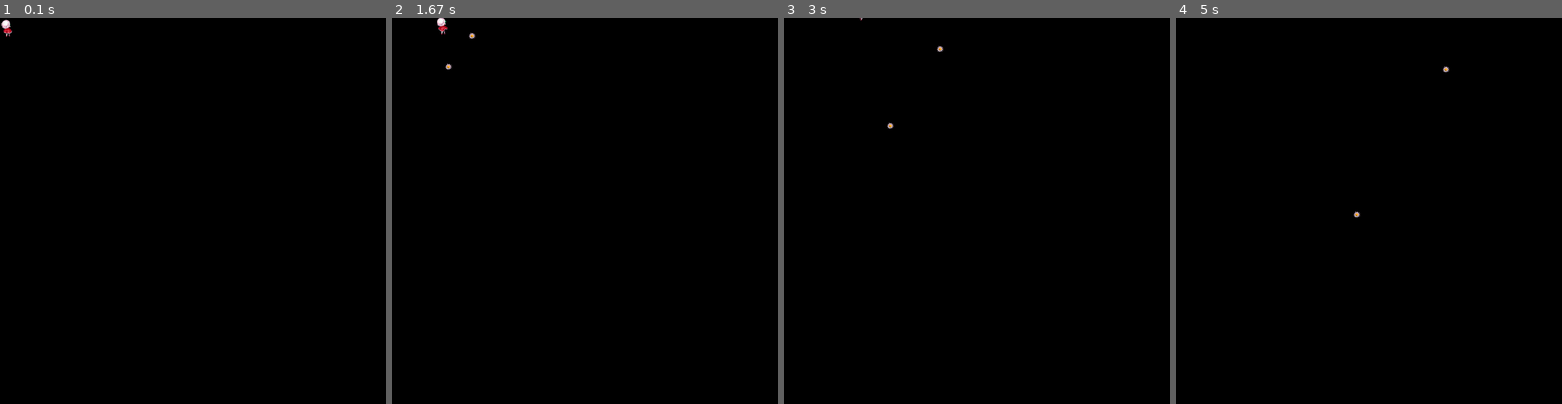
Above: before the commit, frames 1-4 (left to right).
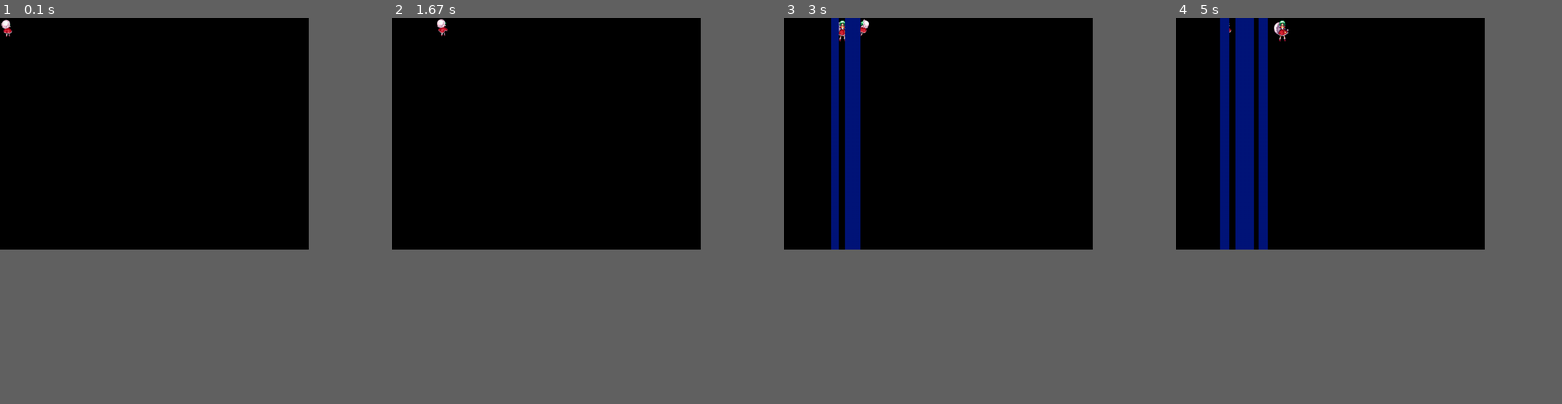
Above: after the commit, the same moments.

Repository: 1337xp/yetanotherpythontouhougame
Game: pygame game, started from main.py
Two runs of this game, one before a commit and one after it. Both use one fixed random seed, a clock stepped at 60 frames per second and the inputs below.
Inputs:
- Up to frame 1 (0.1 s): no input
- Up to frame 2 (1.67 s): hold Z 0.33-0.8 s; hold Right 0.33-0.8 s; hold X 0.83-1.3 s; hold Right 0.83-1.3 s; tap W at 1.33 s
- Up to frame 3 (3 s): tap Z at 1.67 s; hold Right 2-2.47 s; tap X at 2.07, 2.37, 2.57, 2.9 s; hold Up 2.5-2.8 s; hold Right from 2.83 s (still down)
- Up to frame 4 (5 s): tap X at 3.2, 3.4, 3.7, 4.3, 4.6, 4.73 s; release Right at 3.3 s; hold Left 3.33-3.87 s; hold Left 4.23-4.63 s; hold Up from 4.67 s (still down)
In our replay, the window is 900x900 before the commit and 720x540 after it. These sizes can differ from the game's own. Grey fills any space a smaller window leaves; there, only what the larger window draws over its background counts as a difference.

The runs differ from the first frame. In frame 1, only the window size differs. In frame 2, 0.1% of the frame differs, in the area x 11-22%, y 0-14%; in frame 3, 3.8%; in frame 4, 6.0%, in the area x 11-71%, y 0-60%.

Commit message:
Updated code

Diff:
--- a/main.py
+++ b/main.py
@@ -1,8 +1,7 @@
-import random
 import sys
 import pygame
 import math
-from pygame.locals import Color, KEYUP, K_ESCAPE, K_LEFT,K_RIGHT,K_DOWN,KEYDOWN
+from pygame.locals import Color
 from pygame.math import Vector2
 import numpy as np
 class spritesheet(object):
@@ -92,6 +91,8 @@
 def norm(x, y):
     _len    = length(x, y)
     return x / _len, y / _len
+
+lol22 = False
 class Player(pygame.sprite.Sprite):
     """
     Spawn a player
@@ -126,7 +127,12 @@
                 self.image = self.images[0].next()
             self.rect.x = self.rect.x + self.movex
             self.rect.y = self.rect.y + self.movey
-
+            if self.rect.x > 400:
+                self.rect.x = 400
+            if self.rect.y < 0:
+                self.rect.y = 0
+            if self.rect.x < 0:
+                self.rect.x = 0
             # moving left
             if self.movex < 0:
                 self.frame += 1
@@ -141,46 +147,79 @@
         pygame.sprite.Sprite.__init__(self)
         self.image = pygame.image.load("images/YuukaKazamiBoss.png")
         self.rect = self.image.get_rect()
-
-class BossBullet(pygame.sprite.Sprite):
-
-
-    def __init__(self,playerx,playery,spin):
+        self.counter = 0
+    def update(self):
+        '''
+        enemy movement
+        '''
+        distance = 300
+        speed = 1.25
+        if self.counter >= 0 and self.counter <= distance:
+            self.rect.x += speed
+        elif self.counter >= distance and self.counter <= distance*2:
+            self.rect.x -= speed
+        else:
+            self.counter = 0
+
+        self.counter += 1
+
+class SuperBullet(pygame.sprite.Sprite):
+
+
+    def __init__(self,playerx=0,playery=0,spin=0,gotoPlayer=False):
+        self.gotoplayer = gotoPlayer
         pygame.sprite.Sprite.__init__(self,)
         self.spin = spin
         self.image = pygame.image.load("images/bullet.png")
         self.image.set_colorkey((120,120,120))
         self.rect = self.image.get_rect()
-        self.rect.center = (90,90)
+        self.rect.center = (0,0)
         self.angle = 120
         self.counter = 0
         self.rect.x = playerx
         self.rect.y = playery
         self.pos = Vector2(self.rect.center)
         self.spin1 = 0
+
     def update(self):
-        print(self.spin)
-        self.velocity = Vector2(0.25, 0).rotate(self.spin*100-90) * 5
-        self.pos += self.velocity
-        self.rect.center = self.pos
-        if (self.rect.right > 1000 or self.rect.left < 0
-                or self.rect.bottom > 1000 or self.rect.top < 0):
+        if lol22 is False:
+            self.velocity = Vector2(0.25, 0).rotate(self.spin*100-90) * 5
+            self.pos += self.velocity
+            self.rect.center = self.pos
+            if (self.rect.right > 400 or self.rect.left < 0
+                    or self.rect.bottom > 600 or self.rect.top < 0):
+                self.kill()
+
+        else:
+                (dx, dy) = ((player.rect.x - self.rect.x) / math.sqrt(
+                    (player.rect.x - self.rect.x) ** 2 + (player.rect.y - self.rect.y) ** 2),
+                            (player.rect.y - self.rect.y) / math.sqrt(
+                                (player.rect.x - self.rect.x) ** 2 + (player.rect.y - self.rect.y) ** 2))
+                self.rect.x = self.rect.x + dx * 3
+                self.rect.y = self.rect.y + dy * 3
+                collide = self.rect.collidepoint((player.rect.x,player.rect.y))
+                if collide:
+                    self.kill()
+
+
+
+class EnemyLaser(pygame.sprite.Sprite):
+    def __init__(self,x,time=1):
+        pygame.sprite.Sprite.__init__(self,)
+        self.image = pygame.Surface((20, 600))
+        self.image.fill((0,22,122))
+        self.rect = self.image.get_rect()
+        self.rect.x = x
+        self.time = time
+        self.counter = 0
+    def update(self):
+        self.counter += 1
+        if self.counter >= 300:
             self.kill()
-class Bullet(pygame.sprite.Sprite):
-    """ This class represents the bullet . """
-
-    def __init__(self):
-        # Call the parent class (Sprite) constructor
-        super().__init__()
-
-        self.image = pygame.image.load('images/bullet.png')
-
-        self.rect = self.image.get_rect()
-
-    def update(self):
-        """ Move the bullet. """
-        self.rect.y -= 3
-surface = pygame.display.set_mode((1000,1000))
+            self.counter = 0
+
+
+surface = pygame.display.set_mode((800,600))
 FPS = 120
 frames = FPS / 12
 all_sprites_list = pygame.sprite.Group()
@@ -194,24 +233,49 @@
 player.rect.x = 2  # go to x
 player.rect.y = 2  # go to y
 player_list = pygame.sprite.Group()
+boss_list = pygame.sprite.Group()
 player_list.add(player)
 steps = 1
+yuukakazami = Boss()
 black = Color('black')
 clock = pygame.time.Clock()
 image = SpriteStripAnim('images/links.gif', (0, 0, 32, 50), 8, 1, True, frames=frames)
 bulletcounter = 0
 dt = 0
 shootTime = 0
+shootTime1 = 0
+pygame.mixer.init()
+pygame.mixer.music.load('yuuka.wav')
+pygame.mixer.music.play(-1)
 shooting = 0
 n = 0
+omegapower = 1
+firerate = 10
 while True:
+    pygame.sprite.spritecollide(Boss(), bullet_list, True)
+    shootTime1 +=1
+    if shootTime1 >= 22:
+        #bullet_list.add(SuperBullet(playerx=yuukakazami.rect[0],playery=yuukakazami.rect[1], spin=180))
+        shootTime1 = 0
+    if pygame.time.get_ticks() in range(2000,2010):
+        print("lol")
+        boss_list.add(yuukakazami)
+    if bullet_list.sprites() == []:
+        lol22 = False
+
+
     current_time = pygame.time.get_ticks()
     shootTime += 1
     dt += clock.tick(120) / 1000
     for event in pygame.event.get():
         if event.type == pygame.KEYDOWN:
             if event.key == ord('z'):
+                lol22 = False
+                bullet_list.remove(SuperBullet())
                 shooting = 1
+            if event.key == ord('x'):
+               lol22 = True
+               bullet_list.add(EnemyLaser(x=player.rect.x, time=1))
             if event.key == pygame.K_LEFT or event.key == ord('a'):
                 player.control(-steps, 0)
             if event.key == pygame.K_RIGHT or event.key == ord('d'):
@@ -222,8 +286,10 @@
                 player.control(0, steps)
 
         if event.type == pygame.KEYUP:
+
             if event.key == ord('z'):
                 shooting = 0
+                n = 0
             if event.key == pygame.K_LEFT or event.key == ord('a'):
                 player.control(steps, 0)
             if event.key == pygame.K_RIGHT or event.key == ord('d'):
@@ -238,23 +304,33 @@
                 pygame.quit()
                 sys.exit()
     shootTime += 1
-    if shootTime >= 20 and shooting == 1:
+    if omegapower == 1:
+        firerate = 5
+    else:
+        firerate = 20
+    if shootTime >= firerate and shooting == 1:
         n += 1
-        if n == 60:
+        if n == 40:
             n = 0
         Fs = 8000
-        f = 5
-        sample = 8000
+        f = 200
+        f1 = 200
+        sample = 1000
         x = np.arange(sample)
         y = np.sin(2 * np.pi * f * x / Fs)
+        y1 = -np.sin(2 * np.pi * f1 * x / Fs)
+        y2 = -np.sin(2 * np.pi * f1-200 * x / Fs)
         # Fire a bullet if the user clicks the mouse button
-        bullet = Bullet()
         # Set the bullet so it is where the player is
-        bullet.rect.x = player.rect.x + 10
-        bullet.rect.y = player.rect.y
         # Add the bullet to the listsd
-        bullet_list.add(bullet)
-        bullet_list.add(BossBullet(player.rect.x,player.rect.y,spin=x[n]))
+        bullet_list.add(SuperBullet(player.rect.x,player.rect.y,spin=y1[n]))
+        bullet_list.add(SuperBullet(player.rect.x, player.rect.y, 0))
+
+
+        if omegapower == 1:
+            bullet_list.add(SuperBullet(player.rect.x,player.rect.y,spin=y[n]))
+            bullet_list.add(SuperBullet(player.rect.x, player.rect.y, spin=y2[n]))
+            bullet_list.add(SuperBullet(player.rect.x, player.rect.y, spin=-y2[n]))
         shootTime = 0
     for bullet in bullet_list:
 
@@ -267,5 +343,8 @@
     player.update()
     bullet_list.update()
     player_list.draw(surface)
+    boss_list.update()
+    boss_list.draw(surface)
+
     bullet_list.draw(surface)
     pygame.display.flip()
Not shown, added: yuuka.wav
